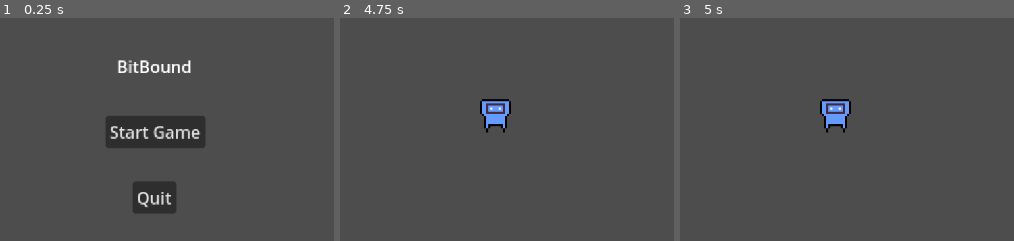
Above: before the commit, frames 1-3 (left to right).
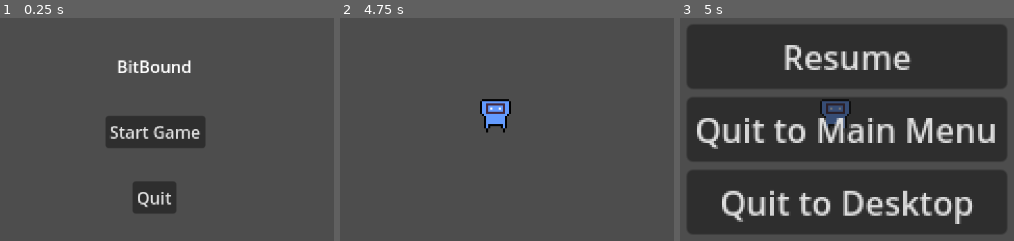
Above: after the commit, the same moments.

Repository: patchydev/bitbound
Game: Godot game, scene res://scenes/main_menu.tscn
Same seed, same stepped clock (60 frames per second), same inputs: the game is played once before the commit and once after it.
Inputs:
- Up to frame 1 (0.25 s): no input
- Up to frame 2 (4.75 s): click "Start Game" at 0.5 s; tap Enter at 1.25, 2.75, 4.25 s; tap Space at 2, 3.5 s
- Up to frame 3 (5 s): tap Escape (ui_cancel) at 4.9 s

Frames 1-2 are identical in both runs. In frame 3, 78% of the frame differs, in the area x 2-98%, y 3-97%.

Commit message:
pause menu

Diff:
--- a/scenes/initial_game.tscn
+++ b/scenes/initial_game.tscn
@@ -1,8 +1,10 @@
-[gd_scene load_steps=2 format=3 uid="uid://c3xdb7ya3ug6g"]
+[gd_scene load_steps=3 format=3 uid="uid://c3xdb7ya3ug6g"]
 
 [ext_resource type="PackedScene" uid="uid://bgewdxpn2w26q" path="res://scenes/character.tscn" id="1_la3e5"]
+[ext_resource type="Script" uid="uid://phcket34tdy0" path="res://scripts/initial_game.gd" id="1_v8iev"]
 
 [node name="InitialGame" type="Node2D"]
+script = ExtResource("1_v8iev")
 
 [node name="CharacterBody2D" parent="." instance=ExtResource("1_la3e5")]
 position = Vector2(1, -8)
--- a/scenes/pause_menu.tscn
+++ b/scenes/pause_menu.tscn
@@ -1,27 +1,32 @@
-[gd_scene format=3 uid="uid://cb22tru6j1ayi"]
+[gd_scene load_steps=4 format=3 uid="uid://cb22tru6j1ayi"]
+
+[ext_resource type="Script" uid="uid://c1phwh4kwp2vm" path="res://scripts/resume_button.gd" id="1_kukqi"]
+[ext_resource type="Script" uid="uid://dhyel52cp84ei" path="res://scenes/quit_to_main_menu_button.gd" id="1_myx47"]
+[ext_resource type="Script" uid="uid://g3q8bytrm570" path="res://scripts/quit_button.gd" id="1_n87rw"]
 
 [node name="PauseMenu" type="Node2D"]
 
-[node name="ColorRect" type="ColorRect" parent="."]
-offset_right = 40.0
-offset_bottom = 40.0
-
 [node name="VBoxContainer" type="VBoxContainer" parent="."]
-offset_right = 40.0
-offset_bottom = 40.0
-
-[node name="Label" type="Label" parent="VBoxContainer"]
-layout_mode = 2
-text = "Paused"
+offset_left = -71.0
+offset_top = -52.0
+offset_right = 83.0
+offset_bottom = 49.0
 
 [node name="ResumeButton" type="Button" parent="VBoxContainer"]
 layout_mode = 2
 text = "Resume"
+script = ExtResource("1_kukqi")
 
 [node name="QuitToMainMenuButton" type="Button" parent="VBoxContainer"]
 layout_mode = 2
 text = "Quit to Main Menu"
+script = ExtResource("1_myx47")
 
 [node name="QuitToDesktopButton" type="Button" parent="VBoxContainer"]
 layout_mode = 2
 text = "Quit to Desktop"
+script = ExtResource("1_n87rw")
+
+[connection signal="pressed" from="VBoxContainer/ResumeButton" to="VBoxContainer/ResumeButton" method="_on_pressed"]
+[connection signal="pressed" from="VBoxContainer/QuitToMainMenuButton" to="VBoxContainer/QuitToMainMenuButton" method="_on_pressed"]
+[connection signal="pressed" from="VBoxContainer/QuitToDesktopButton" to="VBoxContainer/QuitToDesktopButton" method="_on_pressed"]
--- /dev/null
+++ b/scenes/quit_to_main_menu_button.gd
@@ -0,0 +1,6 @@
+extends Button
+
+
+func _on_pressed() -> void:
+	get_tree().paused = false
+	get_tree().change_scene_to_file("res://scenes/main_menu.tscn")
--- /dev/null
+++ b/scripts/initial_game.gd
@@ -0,0 +1,28 @@
+extends Node2D
+
+var pause_menu = preload("res://scenes/pause_menu.tscn")
+var pause_menu_instance = null
+
+func _ready() -> void:
+	process_mode = Node.PROCESS_MODE_ALWAYS
+
+func _input(event: InputEvent) -> void:
+	if event.is_action_pressed("ui_cancel"):
+		toggle_pause()
+
+func toggle_pause():
+	if get_tree().paused:
+		resume_game()
+	else:
+		pause_game()
+
+func pause_game():
+	get_tree().paused = true
+	pause_menu_instance = pause_menu.instantiate()
+	add_child(pause_menu_instance)
+
+func resume_game():
+	get_tree().paused = false
+	if pause_menu_instance:
+		pause_menu_instance.queue_free()
+		pause_menu_instance = null
--- /dev/null
+++ b/scripts/resume_button.gd
@@ -0,0 +1,6 @@
+extends Button
+
+
+func _on_pressed() -> void:
+	get_tree().paused = false
+	get_parent().queue_free()
Not shown, added: scenes/quit_to_main_menu_button.gd.uid
Not shown, added: scripts/initial_game.gd.uid
Not shown, added: scripts/resume_button.gd.uid
